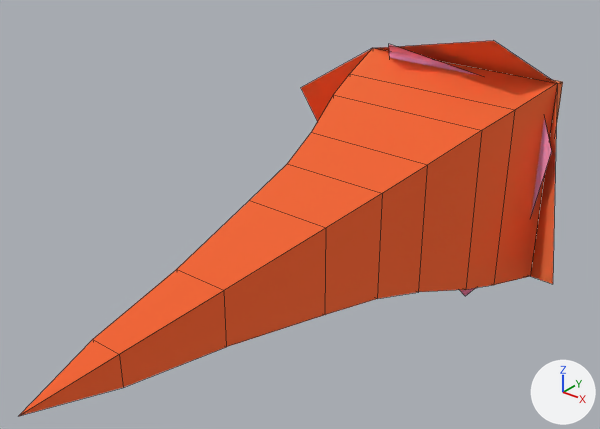
The OBJ model _Binary/Data/MOBJ/DinoLasers/Laser.obj, before and after one commit.
Camera for both pictures: a 50 mm lens placed at (0.333, -0.496, 0.286), pointed at (-0.02, -0.054, 0.013). The axes (+X, +Y, +Z) are drawn at lower right. The lights are the same throughout. Mesh edges are drawn as thin lines. Where no turn or scale is listed for an object, it has been applied to the vertices.

Before the edit, the objects in view are built like this:
```python
me_laser = bpy.data.meshes.new('Laser')
me_laser.from_pydata(...)  # 92 vertices, 96 faces; spans x -0.13..0.13, y -0.317..0.224, z -0.13..0.13
me_laser.materials.append(mat_lambert2sg)  # picture img_laser_tif
# before: 22 (0.057, 0.084, 0.13) at pixel (493, 40)
# before: 23 (-0.13, 0.084, 0.057) at pixel (300, 87)
# before: 24 (-0.057, 0.084, -0.13)
# before: 25 (0.13, 0.084, -0.057) at pixel (552, 284)
ob_laser = bpy.data.objects.new('Laser', me_laser)
ob_laser.location = (0.0, 0.0, 0.0)
```
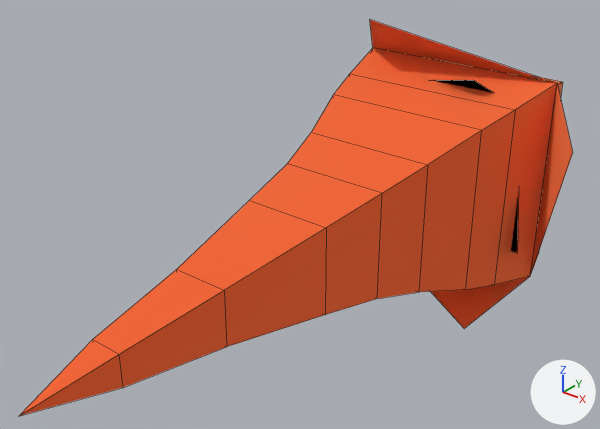
The newer file is also rescaled (x1.119), turned or shifted as a whole; pictures and numbers use the older file's frame.

Location of each change, (x1, y1, x2, y2) in pixels of the pictures (600 x 429 px; the box of a moved part takes in the faces that stretch with it):
```json
{"object": "Laser", "change": "reshaped", "before": [19, 41, 563, 416], "after": [19, 20, 573, 416]}
{"part": 1, "of": "me_laser", "change": "moved or reshaped", "before": [389, 44, 551, 296], "after": [433, 80, 518, 253]}
{"part": 2, "of": "me_laser", "change": "moved or reshaped", "before": [375, 41, 557, 84], "after": [370, 20, 557, 84]}
{"part": 3, "of": "me_laser", "change": "moved or reshaped", "before": [301, 48, 373, 122], "on screen": "not visible afterwards"}
{"part": 4, "of": "me_laser", "change": "moved or reshaped", "after": [430, 276, 530, 328], "on screen": "not visible before"}
{"part": 5, "of": "me_laser", "change": "moved or reshaped", "before": [530, 88, 557, 284], "after": [530, 86, 573, 276]}
{"part": 6, "of": "me_laser", "change": "surface changed", "before": [19, 48, 562, 416], "after": [19, 48, 562, 416]}
```

Edits to the scene script, one JSON object a line:
```json
{"block": "me_laser", "where": "me_laser.from_pydata(...)  # 92 vertices, 96 faces; spans x -0.13..0.13, y -0.317..0.224, z -0.13..0.13"}
{"block": "me_laser", "where": "# used by ob_laser; location = (0.0, 0.0, 0.0)"}
{"block": "me_laser", "where": "# verts and faces of me_laser; kept vertices keep their numbers, new ones are numbered from 92"}
{"block": "me_laser", "change": "me_laser part 1: the loose piece of 46 vertices spanning x -0.107..0.107, y -0.231..0.216, z -0.107..0.107 is scaled about its middle by (0.886, 0.886, -0.886)"}
{"block": "me_laser", "change": "me_laser part 2"}
{"op": "add", "block": "me_laser", "code": "verts[22] = (-0.057, 0.084, 0.13)  # moved, pixel (369, 19)"}
{"block": "me_laser", "change": "me_laser part 3"}
{"op": "add", "block": "me_laser", "code": "verts[23] = (-0.13, 0.084, -0.057)  # moved"}
{"block": "me_laser", "change": "me_laser part 4"}
{"op": "add", "block": "me_laser", "code": "verts[24] = (0.057, 0.084, -0.13)  # moved, pixel (464, 328)"}
{"block": "me_laser", "change": "me_laser part 5"}
{"op": "add", "block": "me_laser", "code": "verts[25] = (0.13, 0.084, 0.057)  # moved, pixel (572, 152)"}
{"block": "me_laser", "change": "me_laser part 6: 24 kept faces spanning x -0.089..0.089, y -0.317..0.224, z -0.13..0.13 get new texture (UV) coordinates"}
```
